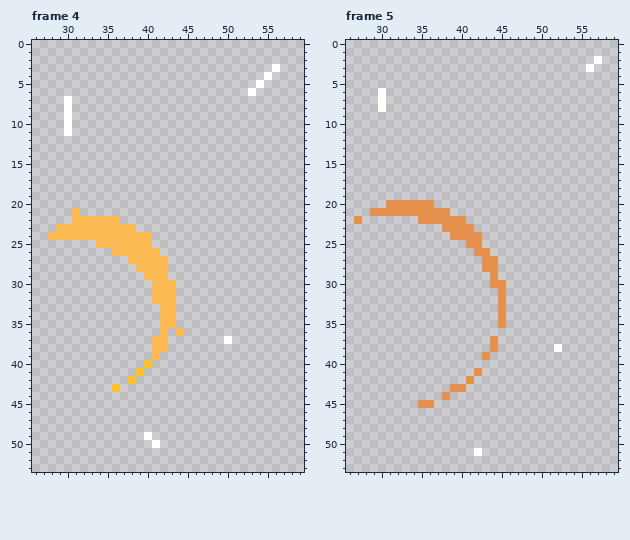
One commit to this pixel-art file: sprites/fx/hit_new.aseprite. Above is the file before it was changed.
64x64 pixels, 7 frames. Shown: frame 4: x 26..59, y 0..53; frame 5: x 26..59, y 0..53. The commit also changed other frames, which this record leaves out.
The same view after the edit:
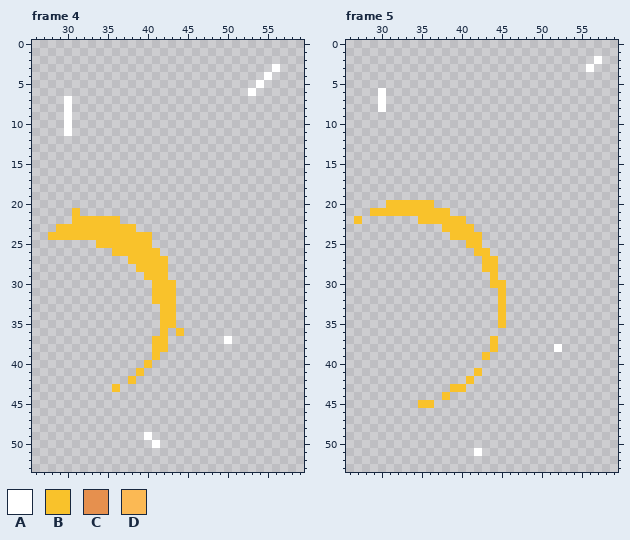
Palette (. is transparent): A #ffffff  B #f9c22b  C #e6904e  D #fbb954
Diff:
Changed rows in their new state; - is an unchanged pixel.
Frame 4, layer "Layer 2":
first column x 28:
21 ---B-------------
22 ---BBBBBB--------
23 -BBBBBBBBBB------
24 BBBBBBBBBBBBB----
25 ------BBBBBBB----
26 --------BBBBBB---
27 ----------BBBBB--
28 -----------BBBB--
29 ------------BBB--
30 -------------BBB-
31 -------------BBB-
32 -------------BBB-
33 --------------BB-
34 --------------BB-
35 --------------BB-
36 --------------B-B
37 -------------BB--
38 -------------BB--
39 -------------B---
Frame 5, layer "Layer 2":
first column x 27:
20 ----BBBBBB---------
21 --BBBBBBBBBB-------
22 B-------BBBBBB-----
23 -----------BBBB----
24 ------------BBBB---
25 --------------BB---
26 ---------------BB--
27 ----------------BB-
28 ----------------BB-
29 -----------------B-
30 -----------------BB
31 ------------------B
32 ------------------B
33 ------------------B
34 ------------------B
35 ------------------B
37 -----------------B-
38 -----------------B-
39 ----------------B--
41 ---------------B---
42 --------------B----
43 ------------BB-----
44 -----------B-------
45 --------BB---------
